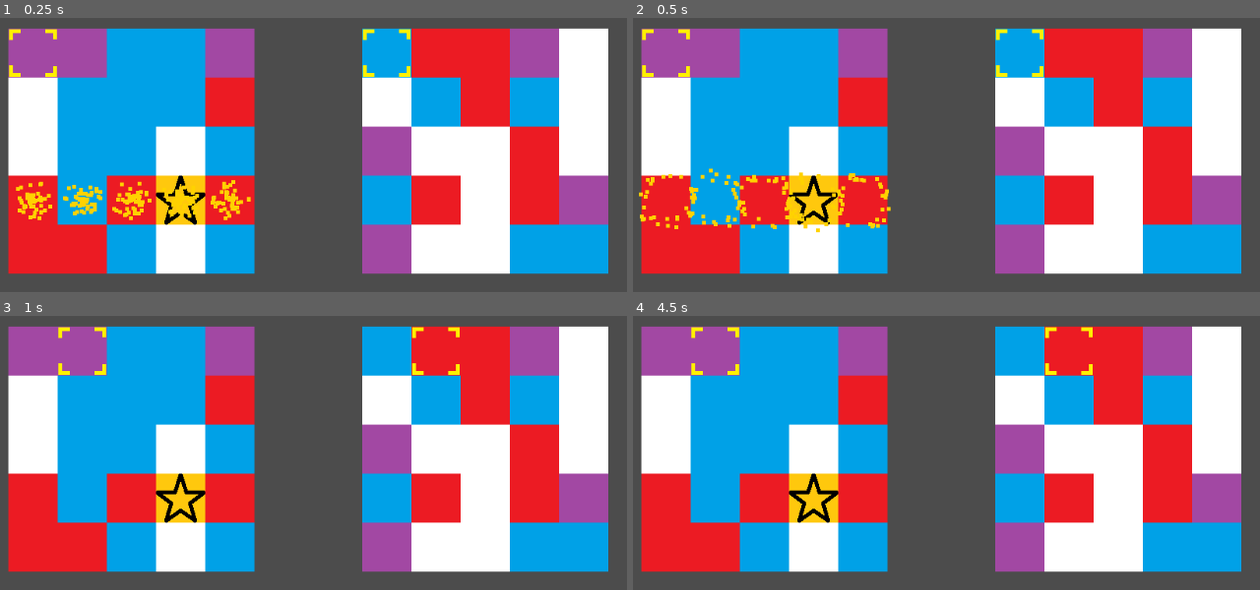
Above: before the commit, frames 1-4 (two rows, left to right).
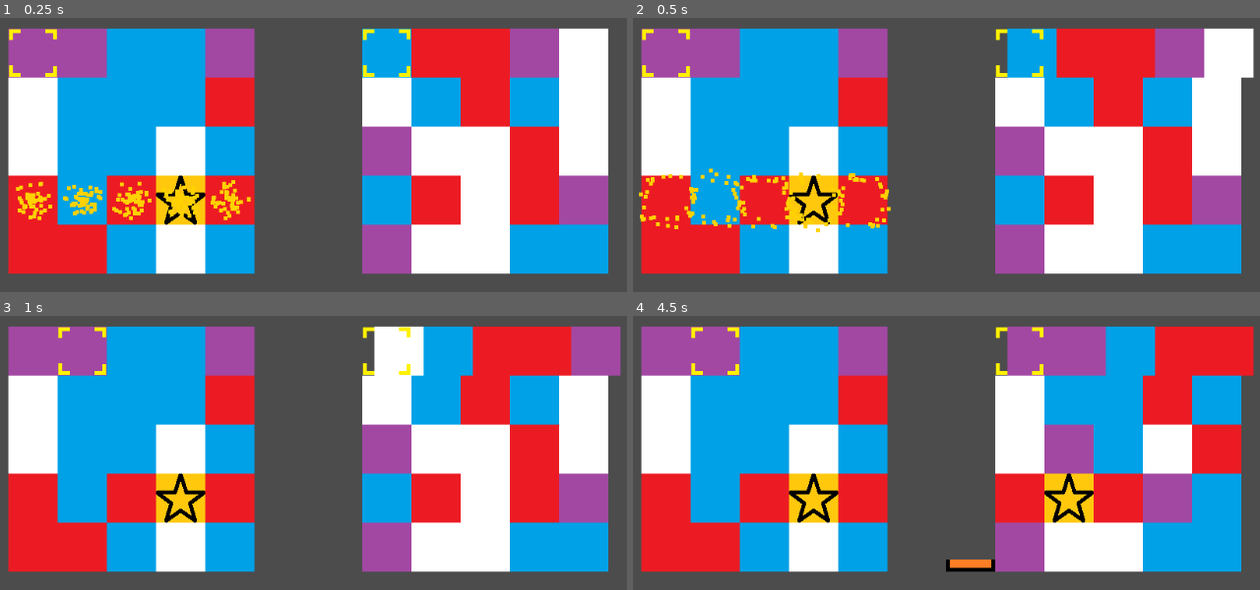
Above: after the commit, the same moments.

Repository: NolanWhitecotton/TilsVersus
Game: Godot game, scene res://Objects/Game/game.tscn
Same seed, same stepped clock (60 frames per second), same inputs: the game is played once before the commit and once after it.
Inputs:
- Up to frame 1 (0.25 s): no input
- Up to frame 2 (0.5 s): no input
- Up to frame 3 (1 s): tap Enter (ui_accept) at 0.5, 0.77 s; hold D (cursor_right) from 0.53 s (still down); tap Shift (select_move) at 0.6 s
- Up to frame 4 (4.5 s): release D (cursor_right) at 1.28 s; hold S (cursor_down) 1.28-2.03 s; tap Shift (select_move) every 0.75 s from 1.35 to 4.35 s; tap Enter (ui_accept) at 1.52, 3.02, 3.77 s; hold D (cursor_right) 2.03-2.78 s; hold W (cursor_up) 2.78-3.53 s; hold A (cursor_left) from 3.53 s (still down)

Frame 1 is identical in both runs. In frame 2, 1.8% of the frame differs, in the area x 57-100%, y 3-22%; in frame 3, 6.4%; in frame 4, 26%, in the area x 49-100%, y 3-94%.

Commit message:
Board now queries all the cookies to see if they are moving

Diff:
--- a/YoshisCookie/Objects/Board/board.gd
+++ b/YoshisCookie/Objects/Board/board.gd
@@ -21,9 +21,6 @@
 #enums
 enum LineType {ROW, COLUMN}
 enum LineSign {POSITIVE=1, NEGATIVE=-1}
-
-#moving animation stuff
-var moving_animation_progress=0 #TODO query all the cookies to see if they are moving
 
 var ai_completing_color = -1
 var ai_line_type
@@ -166,7 +163,7 @@
 var ai_anchor_y
 
 func do_ai_steps():
-	if moving_animation_progress == 0:
+	if not animation_in_progress():
 		#ai_completing_color = 0
 		if(ai_completing_color==-1):
 			ai_completing_color = select_possible_color()
@@ -354,3 +351,10 @@
 # Called every frame. 'delta' is the elapsed time since the previous frame.
 func _process(delta):
 	handle_cursor_movement(delta)
+
+func animation_in_progress():
+	for r in range(BOARD_SIZE):
+		for c in range(BOARD_SIZE):
+			if cookie_grid[r][c].is_animating():
+				return true
+	return false
--- a/YoshisCookie/Objects/Cookie/cookie.gd
+++ b/YoshisCookie/Objects/Cookie/cookie.gd
@@ -48,7 +48,7 @@
 # controls the moving animations and moves the cookies
 func handle_animation_motion():
 	if moving_animation_progress != 0:
-		if moving_animation_progress == 5: # if animation should end
+		if moving_animation_progress >= 5: # if animation should end
 			moving_animation_progress = 0
 			if(animation_wrap_after):
 				var wrapDistance = 64*5*animation_line_direction #TODO use Board.BOARD_SIZE
@@ -67,4 +67,4 @@
 	handle_animation_motion()
 
 func is_animating():
-	return moving_animation_progress==0
+	return moving_animation_progress!=0
--- a/YoshisCookie/Objects/Game/game.tscn
+++ b/YoshisCookie/Objects/Game/game.tscn
@@ -14,6 +14,7 @@
 [node name="board2" parent="." instance=ExtResource( 1 )]
 position = Vector2( 613, 215 )
 health_x_offset = -96
+isAI = true
 
 [node name="VictoryText" type="RichTextLabel" parent="."]
 margin_left = 422.589
